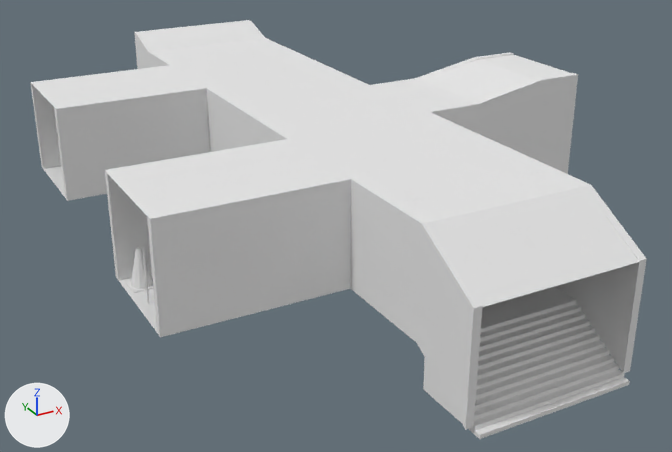
A saved change to the OBJ model Neon Brawlers Cyber Rebelion/Assets/3D FINISHED/Pasillo.obj.
Before and after are seen from a 50 mm lens placed at (-30.4, -60.1, 23.5), pointed at (-0.9, -6.4, -3.3). Arrows for +X, +Y and +Z are at lower left; the lights stay in place. The older version comes first. Where no turn or scale is listed for an object, it has been applied to the vertices. Vertices at exactly the same position are counted once.

In view in the first picture: 'Pasillo'.
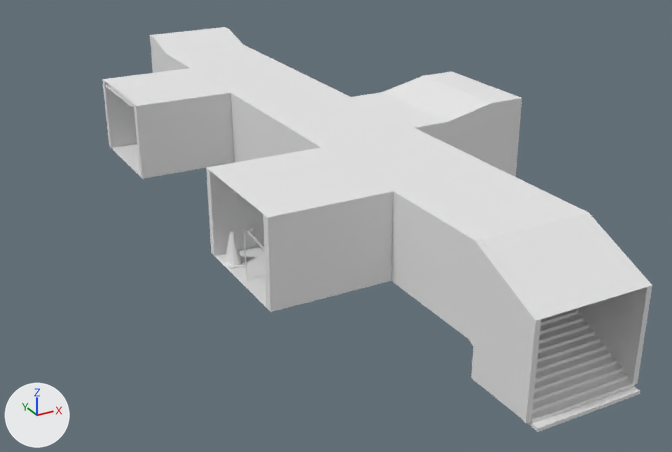
Changed parts and their boxes [x1, y1, x2, y2] in the pictures (672 x 452 px; the box of a moved part takes in the faces that stretch with it):
'Pasillo', reshaped (11% narrower)
    before: [30, 20, 647, 439]
    after: [102, 27, 652, 432]
part 1 of me_pasillo, moved or reshaped
    before: [423, 297, 630, 439]
    after: [471, 309, 640, 432]
part 2 of me_pasillo, added
    after: [134, 91, 234, 179]
part 3 of me_pasillo, added
    after: [229, 91, 329, 163]
part 4 of me_pasillo, added
    after: [263, 188, 394, 312]
part 5 of me_pasillo, moved or reshaped
    before: [420, 110, 647, 373]
    after: [406, 126, 652, 385]
part 6 of me_pasillo, moved or reshaped
    before: [131, 247, 153, 289]
    after: [225, 231, 242, 265]
part 7 of me_pasillo, moved or reshaped
    before: [126, 276, 153, 293]
    after: [221, 256, 245, 269]
part 8 of me_pasillo, moved or reshaped
    before: [142, 246, 149, 304]
    after: [244, 234, 247, 280]
part 9 of me_pasillo, moved or reshaped (not visible before)
    after: [247, 228, 265, 252]
part 10 of me_pasillo, rebuilt
    before: [244, 20, 373, 87]
    after: [155, 27, 522, 177]
part 11 of me_pasillo, rebuilt
    before: [30, 65, 210, 198]
    after: [102, 68, 192, 176]
part 12 of me_pasillo, rebuilt (not visible afterwards)
    before: [155, 39, 639, 307]
part 13 of me_pasillo, rebuilt (not visible afterwards)
    before: [433, 226, 571, 324]
part 14 of me_pasillo, added
    after: [105, 35, 647, 424]
part 15 of me_pasillo, deleted
    before: [54, 52, 578, 430]
part 16 of me_pasillo, moved or reshaped
    before: [105, 21, 290, 281]
    after: [106, 49, 393, 307]

What the commit changed:
me_pasillo is used by ob_pasillo; location (0.0, 0.0, 0.0).
me_pasillo had 648 vertices, 581 faces and spanned x -18.0..17.6, y -30.3..20.2, z -4.6..6.2.
me_pasillo now has 639 vertices, 581 faces and spans x -12.0..12.1, y -32.2..22.7, z -3.6..5.3.
me_pasillo part 1: the loose piece of 74 vertices spanning x -5.9..4.1, y -30.3..-25.3, z -4.6..-1.6 is scaled about its middle by (0.671, 1.08, 0.823), then moved by (0.3, -1.7, 0.7).
me_pasillo part 2: a new loose piece, a box spanning x -11.69..-4.31, y 3.84..4.38, z -1.13..4.46, in mat_piso_probuilderdefault (white #e7e7e7).
me_pasillo part 3: a new loose piece, a box spanning x -4.31..-3.97, y -11.21..4.38, z -1.13..4.46, in mat_piso_probuilderdefault (white #e7e7e7).
me_pasillo part 4: a new loose piece, a box spanning x -12.02..-4.31, y -19.27..-18.73, z -1.13..4.46, in mat_piso_probuilderdefault (white #e7e7e7).
me_pasillo part 5: the loose piece of 12 vertices spanning x 4.1..4.6, y -29.8..-9.3, z -4.1..5.2 is scaled about its middle by (0.671, 1.08, 0.832), then moved by (-1.4, -1.1, 0.0).
me_pasillo part 6: the loose piece of 49 vertices spanning x -17.5..-16.2, y -12.6..-11.3, z -1.5..0.8 is scaled about its middle by (0.671, 1.08, 0.823), then moved by (5.6, -0.5, 0.2).
me_pasillo part 7: the loose piece of 28 vertices spanning x -17.7..-16.1, y -12.7..-11.2, z -1.6..-1.5 is scaled about its middle by (0.671, 1.08, 0.823), then moved by (5.6, -0.5, 0.4).
me_pasillo part 8: the loose piece of 17 vertices spanning x -17.3..-17.2, y -14.4..-14.3, z -1.6..2.0 is scaled about its middle by (0.671, 1.08, 0.823), then moved by (5.7, -0.7, 0.1).
me_pasillo part 9: the loose piece of 72 vertices spanning x -15.5..-14.1, y -17.8..-10.8, z -0.4..0.2 is scaled about its middle by (0.671, 1.08, 0.823), then moved by (4.9, -0.7, 0.2).
me_pasillo part 10: the loose piece of 20 vertices spanning x -5.9..4.6, y -2.3..20.2, z -1.6..6.2 is rebuilt with 58 vertices and now spans x -4.0..12.1, y -10.1..22.7, z -2.8..5.3.
me_pasillo part 11: the loose piece of 14 vertices spanning x -17.4..-5.9, y 3.7..11.2, z -1.6..5.2 is rebuilt with 11 vertices and now spans x -11.7..-4.0, y 4.4..12.4, z -1.1..4.5.
me_pasillo part 12: the loose piece of 6 vertices spanning x -5.9..4.1, y -29.8..16.7, z 2.6..5.2 is rebuilt with 6 vertices and now spans x -3.5..2.3, y -31.0..18.4, z 2.5..4.2.
me_pasillo part 13: the loose piece of 4 vertices spanning x -5.9..4.1, y -25.3..16.7, z -1.6 is rebuilt with 4 vertices and now spans x -4.0..2.7, y -26.8..18.4, z -1.1.
me_pasillo part 14: a new loose piece of 39 vertices spanning x -11.7..2.7, y -31.6..22.7, z -3.3..5.3, in mat_piso_probuilderdefault (white #e7e7e7).
me_pasillo part 15: 13 loose pieces with 105 vertices, spanning x -18.0..17.6, y -29.8..20.2, z -4.1..6.2, are deleted.
me_pasillo part 16: 35 vertices removed from x -17.9..4.1, y -29.2..20.2, z -1.6..6.2; 33 vertices added at x -12.0..5.4, y -18.7..22.7, z -1.1..5.0.
Other edits to the shape of me_pasillo do not show in these pictures.
